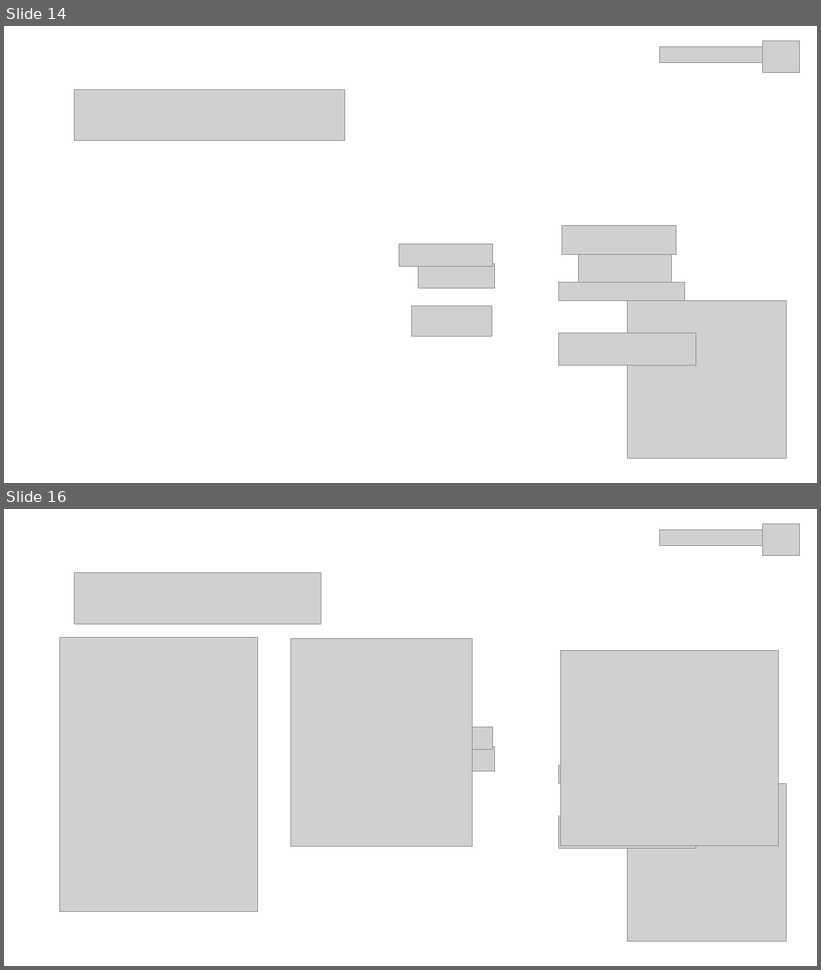
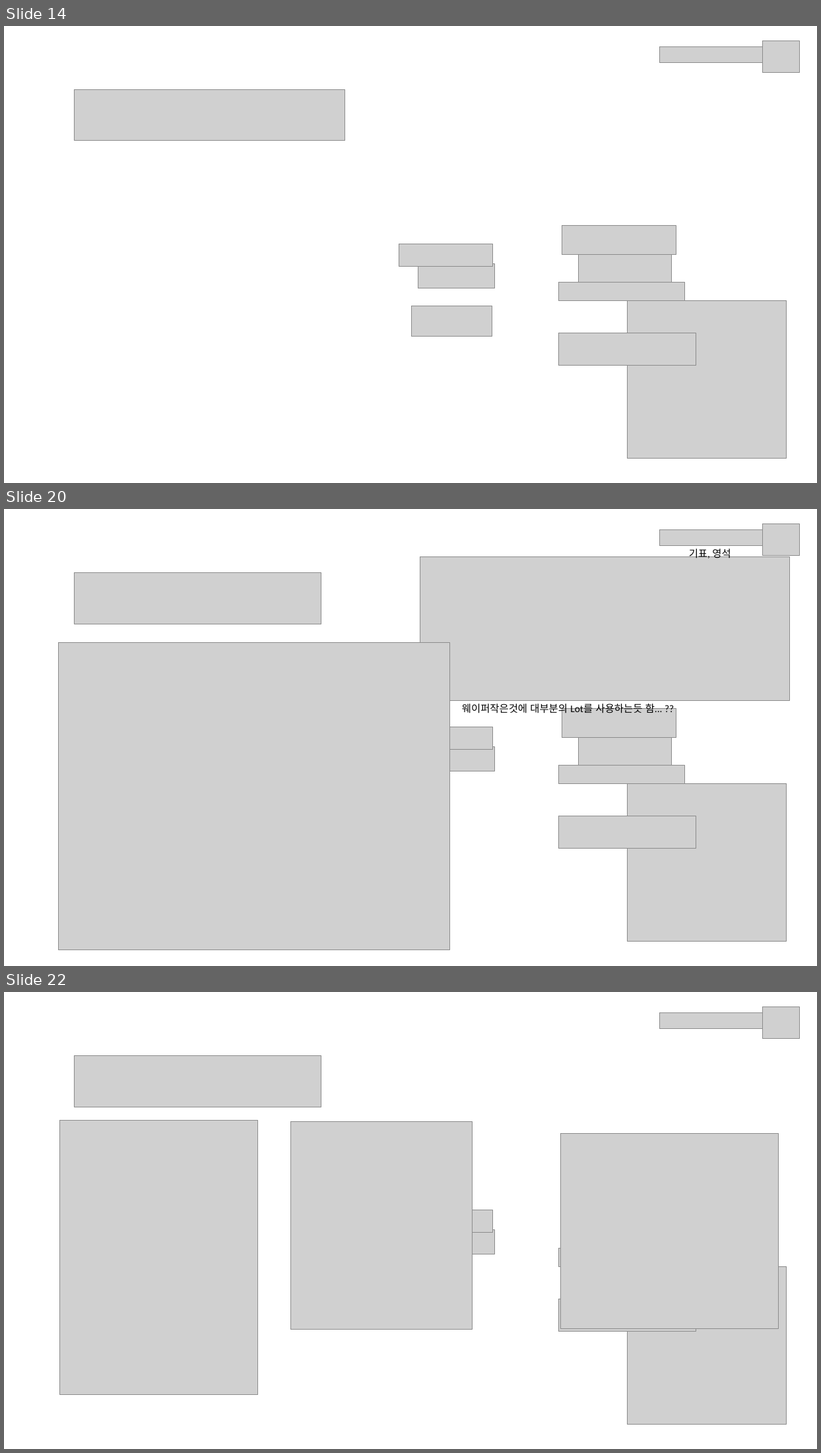
Before and after one commit to Kipioneer/TJE_Dissplay, a slide deck: 디스플레이.pptx. Shown one above the other, each under a label of ours: slides 14 and 16 before the commit, slides 14, 20 and 22 after it; the slides between them are not shown. The pictures are 821x970 and 821x1453 pixels, drawn with LibreOffice and Linux fonts; fonts in the diff are those of the drawing; grey boxes stand for pictures. Boxes give left, top, right and bottom in pixels: in the first picture for what was removed or moved away, otherwise in the second. Text is boxed around its words. In the diff, an @@ line names an element or a change of style, - is before the commit and + after.

Commit message:
기표,영석부분 ppt add

```diff
--- a/디스플레이.pptx
+++ b/디스플레이.pptx
@@ slide 20 added at [4,509,817,966], background #FFFFFF @@
@@ picture added at [762,524,800,555] @@
@@ picture added at [660,530,772,546] @@
@@ text added at [689,547,731,559], 18 pt, text #000000 @@
+기표, 영석
@@ picture added at [420,557,789,700] @@
@@ picture added at [74,573,321,624] @@
@@ picture added at [58,643,450,951] @@
@@ text added at [462,702,663,716], 18 pt, text #000000 @@
+웨이퍼작은것에 대부분의 Lot를 사용하는듯 함... ??
@@ picture added at [562,708,676,738] @@
@@ picture added at [399,727,493,750] @@
@@ picture added at [578,733,671,765] @@
@@ picture added at [418,747,495,771] @@
@@ picture added at [558,766,684,784] @@
@@ picture added at [627,784,787,941] @@
@@ picture added at [558,817,696,848] @@
@@ what was slide 16 is now slide 22 @@
```
Also in this commit, not shown: 1 slide changed, 6 other slides added, 1 slide removed.
